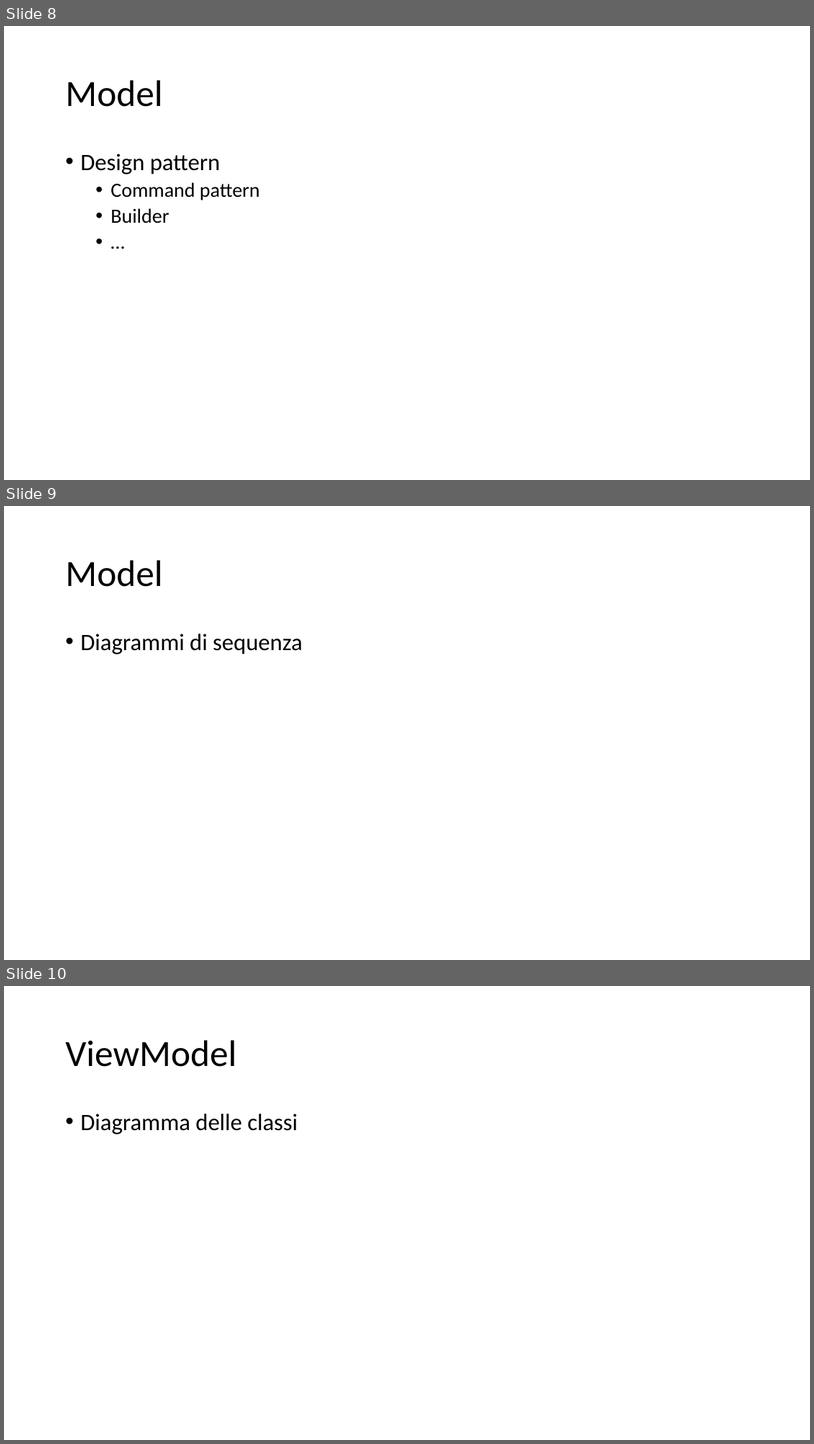
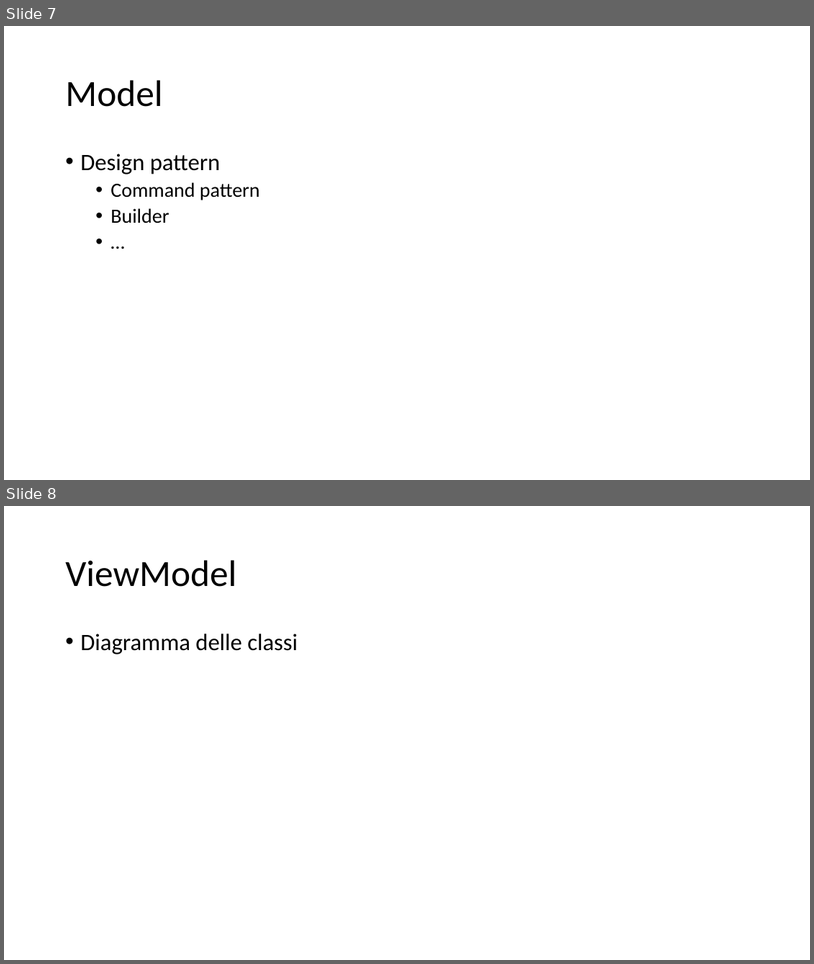
Before and after one commit to Italiaracerx/progettoSWE, a slide deck: Presentazioni/Presentazioni PB/Presentazione PB.pptx. Shown one above the other, each under a label of ours: slides 8, 9 and 10 before the commit, slides 7 and 8 after it. The pictures are 814x1444 and 814x964 pixels, drawn with LibreOffice and Linux fonts; fonts in the diff are those of the drawing. Boxes give left, top, right and bottom in pixels: in the first picture for what was removed or moved away, otherwise in the second. Text is boxed around its words. In the diff, an @@ line names an element or a change of style, - is before the commit and + after.

```diff
--- a/Presentazioni/Presentazioni PB/Presentazione PB.pptx
+++ b/Presentazioni/Presentazioni PB/Presentazione PB.pptx
@@ slide 9 removed at box(4, 506, 810, 960), background #FFFFFF @@
@@ title removed at box(65, 560, 162, 587) @@
-Model
@@ text removed at box(80, 633, 303, 654) @@
-• Diagrammi di sequenza
@@ what was slide 8 is now slide 7 @@
@@ what was slide 10 is now slide 8 @@
```
Also in this commit, not shown: 2 slides changed, 2 slides added, 1 other slide removed.
